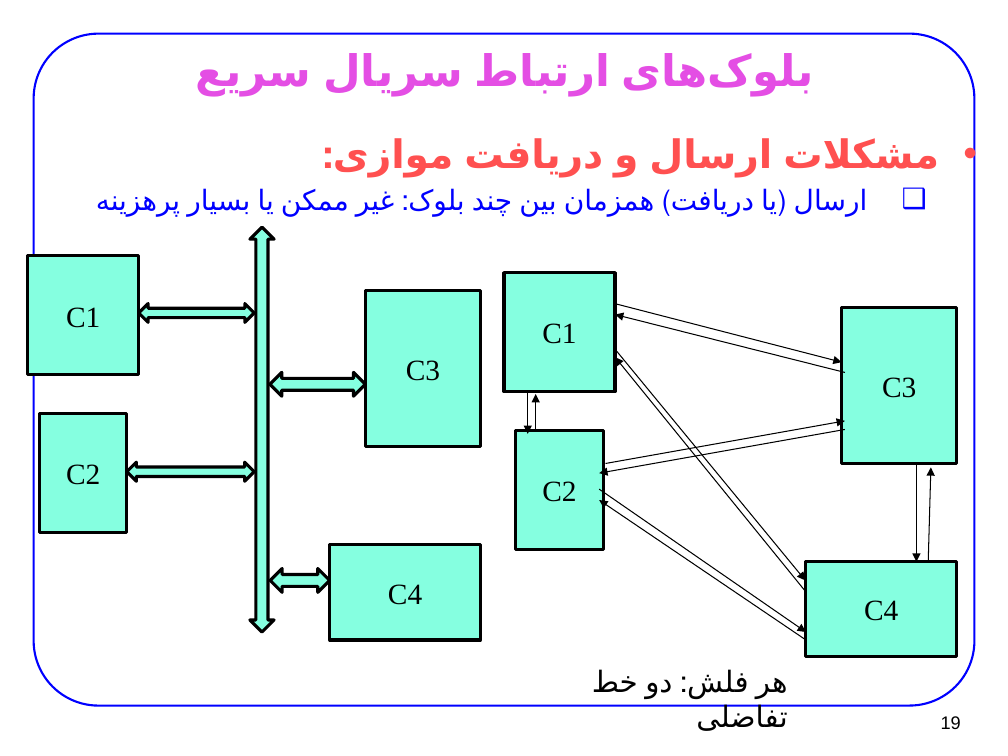
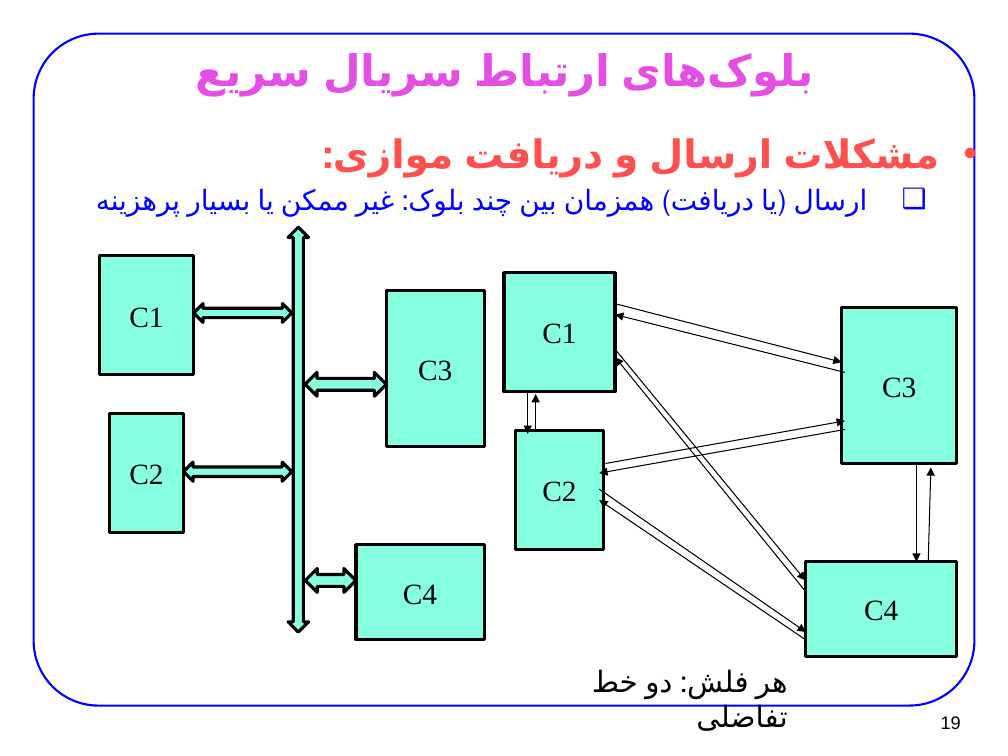
Before and after one commit to 9231058/FPGA-Homework, a slide deck: slide 19 of slides/PLD/A07-Connections.pptx. Drawn at 1008x756 pixels with LibreOffice and Linux fonts; fonts in the diff are those of the drawing. Boxes give left, top, right and bottom in pixels: in the first picture for what was removed or moved away, otherwise in the second. Text is boxed around its words. In the diff, an @@ line names an element or a change of style, - is before the commit and + after.

```diff
--- a/slides/PLD/A07-Connections.pptx
+++ b/slides/PLD/A07-Connections.pptx
@@ up down arrow: place and size @@
-up down arrow at <box>250,227,274,632</box>
+up down arrow at <box>288,227,308,632</box>
@@ rectangle "C1": place and size @@
-rectangle "C1" at <box>27,256,138,375</box>
+rectangle "C1" at <box>99,256,194,375</box>
@@ rectangle "C3": place and size @@
-rectangle "C3" at <box>366,290,481,447</box>
+rectangle "C3" at <box>386,290,484,447</box>
@@ left right arrow: place and size @@
-left right arrow at <box>139,303,255,323</box>
+left right arrow at <box>194,303,291,323</box>
@@ up down arrow: place and size @@
-up down arrow at <box>270,372,365,397</box>
+up down arrow at <box>305,372,387,397</box>
@@ rectangle "C2": place and size @@
-rectangle "C2" at <box>39,413,127,532</box>
+rectangle "C2" at <box>109,413,183,532</box>
@@ left right arrow: place and size @@
-left right arrow at <box>127,463,254,482</box>
+left right arrow at <box>183,463,291,482</box>
@@ left right arrow: place and size @@
-left right arrow at <box>270,569,330,593</box>
+left right arrow at <box>305,569,356,593</box>
@@ rectangle "C4": place and size @@
-rectangle "C4" at <box>330,544,481,640</box>
+rectangle "C4" at <box>356,544,484,640</box>
```
Also in this commit, not shown: 10 other slides changed, 28 slides added, 3 other files.
